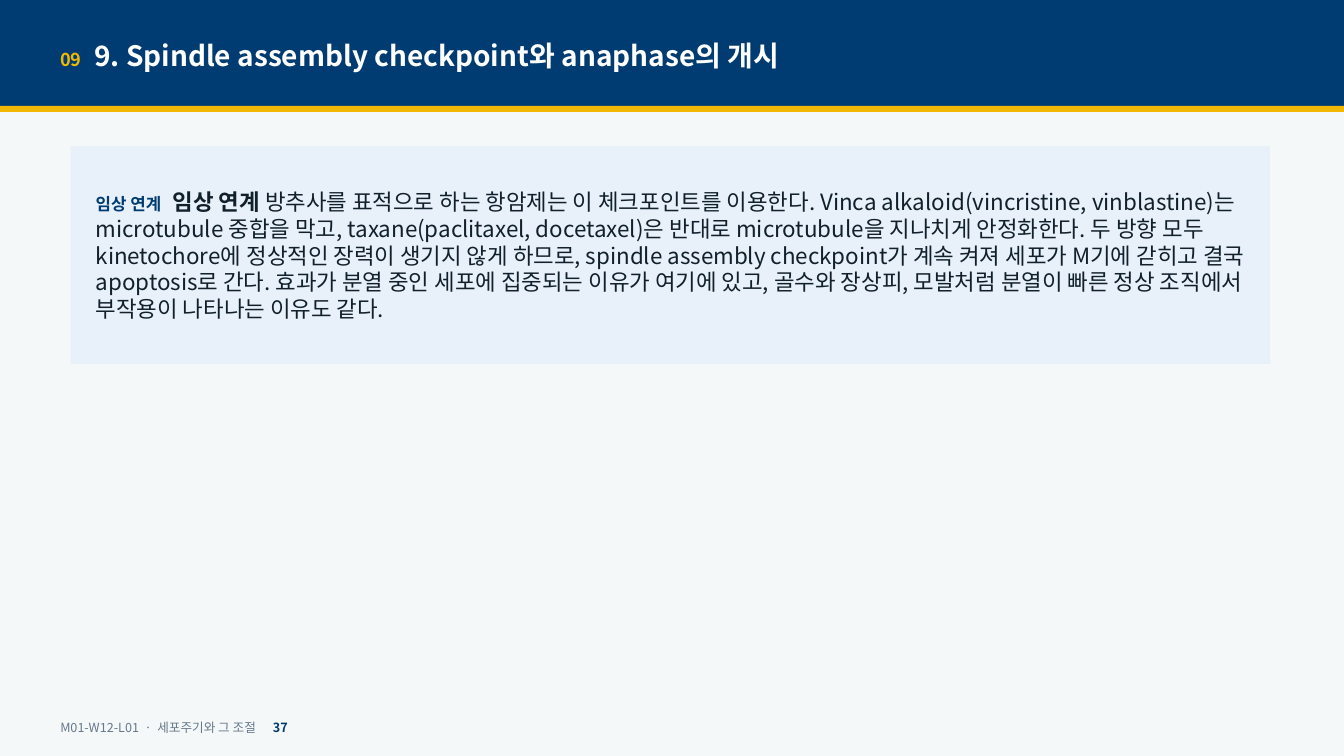
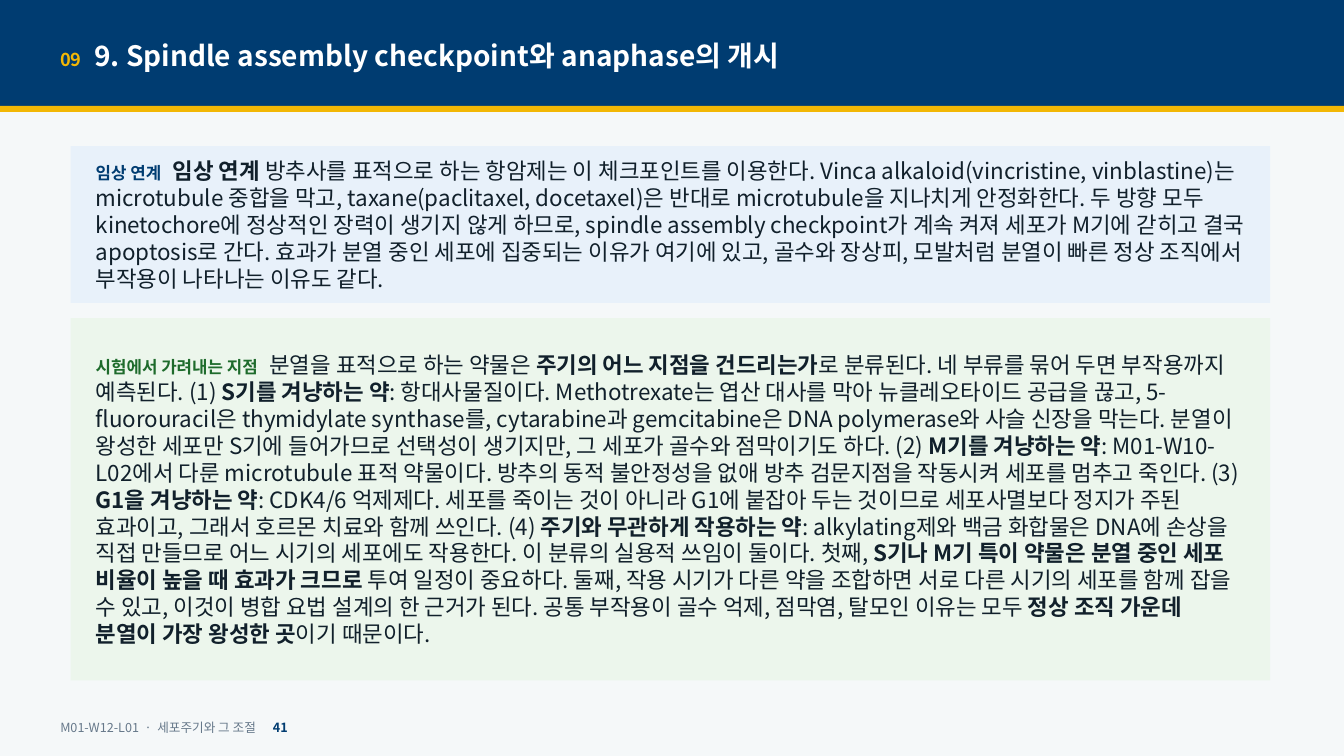
Before and after one commit to hoperiasd2/hoperiasd2.github.io, a slide deck: slide 41 of curriculum/M01/W12/L01/slides.pptx (slide 37 before the commit). Drawn at 1344x756 pixels with LibreOffice and Linux fonts; fonts in the diff are those of the drawing. Boxes give left, top, right and bottom in pixels: in the first picture for what was removed or moved away, otherwise in the second. Text is boxed around its words. In the diff, an @@ line names an element or a change of style, - is before the commit and + after.

```diff
--- a/curriculum/M01/W12/L01/slides.pptx
+++ b/curriculum/M01/W12/L01/slides.pptx
@@ rectangle "임상 연계 임상 연계 방추사를 ...": place and size @@
-rectangle "임상 연계 임상 연계 방추사를 ..." at (71,146,1270,364)
+rectangle "임상 연계 임상 연계 방추사를 ..." at (71,146,1270,303)
@@ rectangle added at (71,319,1270,681), fill #ECF6EC, 16 pt, text #11202B @@
+시험에서 가려내는 지점 분열을 표적으로 하는 약물은 주기의 어느 지점을 건드리는가로 분류된다. 네 부류를 묶어 두면 부작용까지 예측된다. (1) S기를 겨냥하는 약: 항대사물질이다. Methotrexate는 엽산 대사를 막아 뉴클레오타이드 공급을 끊고, 5-fluorouracil은 thymidylate synthase를, cytarabine과 gemcitabine은 DNA polymerase와 사슬 신장을 막는다. 분열이 왕성한 세포만 S기에 들어가므로 선택성이 생기지만, 그 세포가 골수와 점막이기도 하다. (2) M기를 겨냥하는 약: M01-W10-L02에서 다룬 microtubule 표적 약물이다. 방추의 동적 불안정성을 없애 방추 검문지점을 작동시켜 세포를 멈추고 죽인다. (3) G1을 겨냥하는 약: CDK4/6 억제제다. 세포를 죽이는 것이 아니라 G1에 붙잡아 두는 것이므로 세포사멸보다 정지가 주된 효과이고, 그래서 호르몬 치료와 함께 쓰인다. (4) 주기와 무관하게 작용하는 약: alkylating제와 백금 화합물은 DNA에 손상을 직접 만들므로 어느 시기의 세포에도 작용한다. 이 분류의 실용적 쓰임이 둘이다. 첫째, S기나 M기 특이 약물은 분열 중인 세포 비율이 높을 때 효과가 크므로 투여 일정이 중요하다. 둘째, 작용 시기가 다른 약을 조합하면 서로 다른 시기의 세포를 함께 잡을 수 있고, 이것이 병합 요법 설계의 한 근거가 된다. 공통 부작용이 골수 억제, 점막염, 탈모인 이유는 모두 정상 조직 가운데 분열이 가장 왕성한 곳이기 때문이다.
@@ text at (60,721,288,733): text changed @@
-M01-W12-L01 · 세포주기와 그 조절 37
+M01-W12-L01 · 세포주기와 그 조절 41
```
Also in this commit, not shown: 44 other slides changed, 9 slides added, 29 other files.
